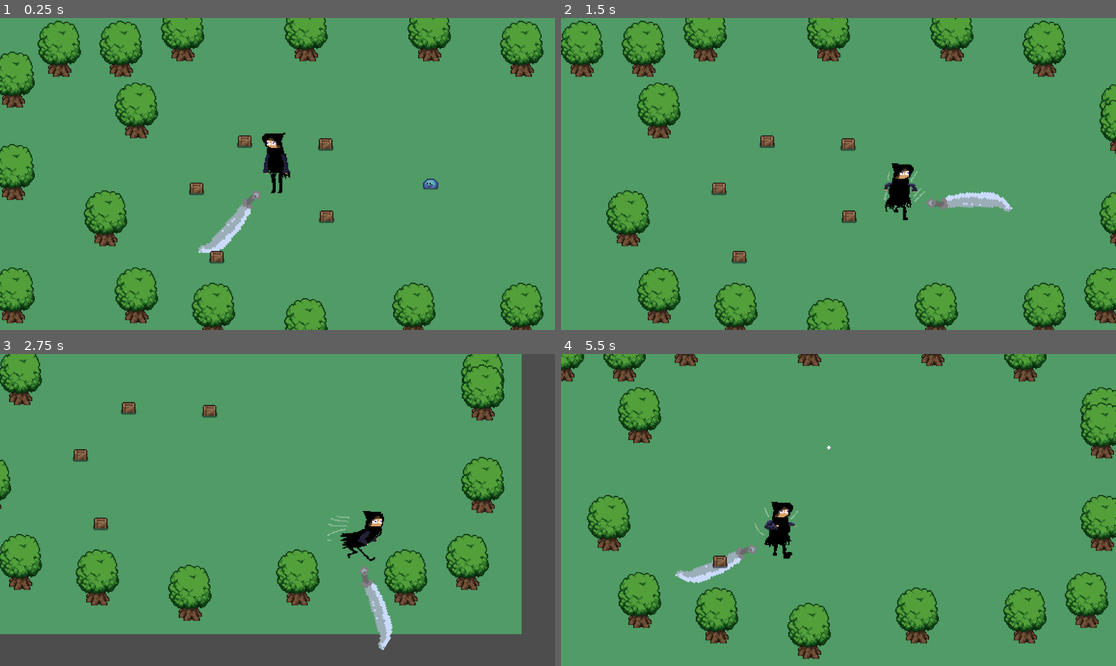
Above: before the commit, frames 1-4 (two rows, left to right).
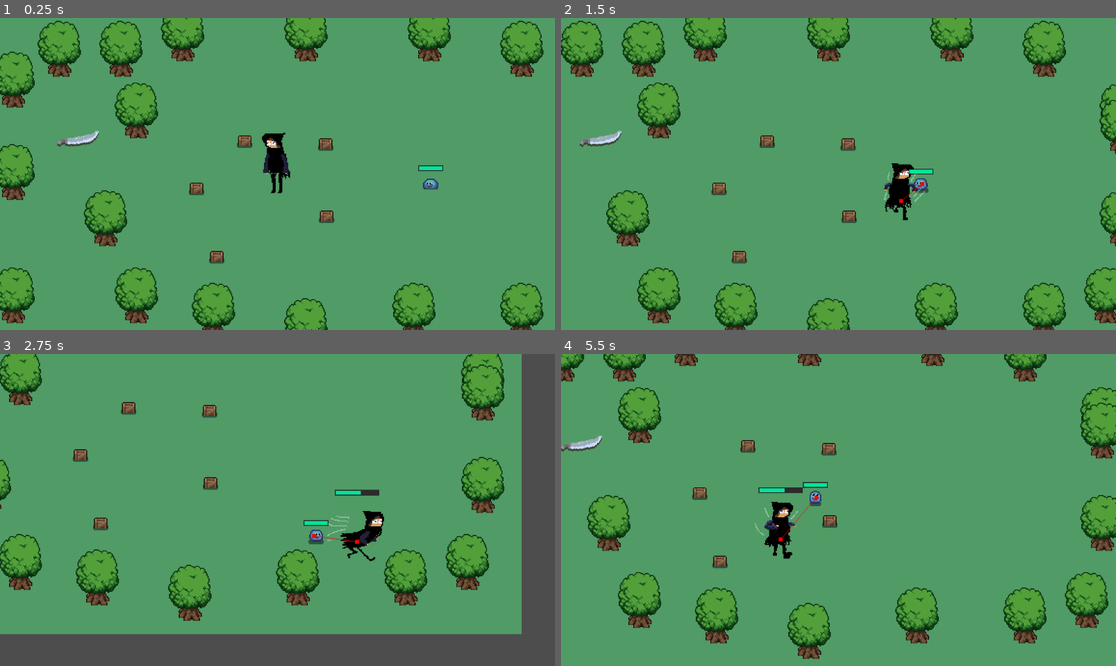
Above: after the commit, the same moments.

Repository: Powerkrieger/gmtk25
Game: Godot game, scene res://scenes/world_2d.tscn
Two runs of this game, one before a commit and one after it. Both use one fixed random seed, a clock stepped at 60 frames per second and the inputs below.
Inputs (mouse positions are in pixels of both pictures, inside the frame that each line leads up to):
- Up to frame 1 (0.25 s): no input
- Up to frame 2 (1.5 s): tap Enter at 0.5 s; move the mouse to (960, 158) at 0.52 s; hold D (right) 0.53-1.28 s; hold E (interact, bound only after the commit) 0.53-1.28 s; click (960, 158) at 0.6 s; move the mouse to (727, 189) at 1.27 s; hold S (down) from 1.28 s (still down); tap E (interact, bound only after the commit) at 1.35 s
- Up to frame 3 (2.75 s): click (166, 525) at 1.55 s; move the mouse to (333, 441) at 2.02 s; release S (down) at 2.03 s; hold D (right) from 2.03 s (still down); hold E (interact, bound only after the commit) from 2.03 s (still down); click (333, 441) at 2.1 s
- Up to frame 4 (5.5 s): move the mouse to (810, 572) at 2.77 s; release D (right) at 2.78 s; release E (interact, bound only after the commit) at 2.78 s; hold W (up) 2.78-3.53 s; tap E (interact, bound only after the commit) at 2.85, 4.35 s; click (810, 572) at 3.05 s; move the mouse to (1005, 556) at 3.52 s; hold E (interact, bound only after the commit) 3.53-4.28 s; hold A (left) 3.53-5.03 s; click (1005, 556) at 3.6 s; move the mouse to (672, 463) at 4.27 s; click (672, 463) at 4.55 s; move the mouse to (866, 510) at 5.02 s; hold S (down) from 5.03 s (still down); hold E (interact, bound only after the commit) from 5.03 s (still down); click (866, 510) at 5.1 s

The runs differ from the first frame. In frame 1, 0.9% of the frame differs, in the area x 10-80%, y 36-76%; in frame 2, 1.0%; in frame 3, 1.1%; in frame 4, 1.5%, in the area x 0-50%, y 26-74%.

Commit message:
add health and bars

Diff:
--- /dev/null
+++ b/interaction/InteractionArea.tscn
@@ -0,0 +1,11 @@
+[gd_scene load_steps=2 format=3 uid="uid://6qt2w8pjpawx"]
+
+[ext_resource type="Script" uid="uid://bpurn7cs08yfx" path="res://scripts/interaction_area.gd" id="1_dopbq"]
+
+[node name="InteractionArea" type="Area2D"]
+collision_layer = 0
+collision_mask = 4
+script = ExtResource("1_dopbq")
+
+[connection signal="body_entered" from="." to="." method="_on_body_entered"]
+[connection signal="body_exited" from="." to="." method="_on_body_exited"]
--- /dev/null
+++ b/interaction/InteractionManager.tscn
@@ -0,0 +1,22 @@
+[gd_scene load_steps=3 format=3 uid="uid://bsvmlsyqpps8y"]
+
+[ext_resource type="Script" uid="uid://j05nb1arms0u" path="res://scripts/interaction_manager.gd" id="1_spka6"]
+
+[sub_resource type="SystemFont" id="SystemFont_ws0uu"]
+
+[node name="InteractionManager" type="Node2D"]
+script = ExtResource("1_spka6")
+
+[node name="Label" type="Label" parent="."]
+z_index = 20
+anchors_preset = 5
+anchor_left = 0.5
+anchor_right = 0.5
+offset_left = -62.5
+offset_right = 62.5
+offset_bottom = 23.0
+grow_horizontal = 2
+theme_override_fonts/font = SubResource("SystemFont_ws0uu")
+text = "[E] TO INTERACT"
+horizontal_alignment = 1
+vertical_alignment = 1
--- a/project.godot
+++ b/project.godot
@@ -15,13 +15,22 @@
 config/features=PackedStringArray("4.4", "GL Compatibility")
 config/icon="uid://cun5ki126fvde"
 
+[autoload]
+
+InteractionManager="*res://interaction/InteractionManager.tscn"
+
 [file_customization]
 
 folder_colors={
 "res://assets/": "orange",
+"res://interaction/": "pink",
 "res://scenes/": "blue",
 "res://scripts/": "green"
 }
+
+[global_group]
+
+Enemy="Group for enemy nodes, used to check overlapping with player hurtbox"
 
 [input]
 
@@ -51,6 +60,11 @@
 , Object(InputEventKey,"resource_local_to_scene":false,"resource_name":"","device":-1,"window_id":0,"alt_pressed":false …(183 unchanged characters)…
 ]
 }
+interact={
+"deadzone": 0.2,
+"events": [Object(InputEventKey,"resource_local_to_scene":false,"resource_name":"","device":-1,"window_id":0,"alt_pressed":false,"shift_pressed":false,"ctrl_pressed":false,"meta_pressed":false,"pressed":false,"keycode":0,"physical_keycode":69,"key_label":0,"unicode":101,"location":0,"echo":false,"script":null)
+]
+}
 
 [layer_names]
 
--- a/scenes/enemy_slime.tscn
+++ b/scenes/enemy_slime.tscn
@@ -1,8 +1,9 @@
-[gd_scene load_steps=43 format=3 uid="uid://cf3xms22hg6ao"]
+[gd_scene load_steps=44 format=3 uid="uid://cf3xms22hg6ao"]
 
 [ext_resource type="Texture2D" uid="uid://buvpivo2r0iiy" path="res://assets/characters/slime.png" id="1_6xinc"]
 [ext_resource type="Script" uid="uid://dtvoupq2b1dut" path="res://scripts/enemy_slime.gd" id="1_khk2i"]
 [ext_resource type="PackedScene" uid="uid://d4gdtyuembdmc" path="res://scenes/hurtbox.tscn" id="3_1trss"]
+[ext_resource type="PackedScene" uid="uid://f2yccx6o7miu" path="res://scenes/health_bar.tscn" id="4_y5ckx"]
 
 [sub_resource type="Animation" id="Animation_khk2i"]
 length = 0.001
@@ -534,7 +535,7 @@
 [sub_resource type="CircleShape2D" id="CircleShape2D_ecc73"]
 radius = 7.0
 
-[node name="EnemySlime" type="CharacterBody2D"]
+[node name="EnemySlime" type="CharacterBody2D" groups=["Enemy"]]
 collision_layer = 8
 collision_mask = 7
 motion_mode = 1
@@ -583,6 +584,12 @@
 position = Vector2(0, 2)
 shape = SubResource("CircleShape2D_ecc73")
 
+[node name="HealthBar" parent="." instance=ExtResource("4_y5ckx")]
+offset_left = -12.0
+offset_top = -16.0
+offset_right = 12.0
+offset_bottom = -12.0
+
 [connection signal="body_entered" from="ChaseArea" to="." method="_on_chase_area_body_entered"]
 [connection signal="body_exited" from="ChaseArea" to="." method="_on_chase_area_body_exited"]
 [connection signal="area_entered" from="Hurtbox" to="." method="_on_hurtbox_area_entered"]
--- /dev/null
+++ b/scenes/equipable_sword.tscn
@@ -0,0 +1,22 @@
+[gd_scene load_steps=5 format=3 uid="uid://b08jlpmnpkcm"]
+
+[ext_resource type="Script" uid="uid://b7uoriw87xyo7" path="res://scripts/equipable_sword.gd" id="1_b02pt"]
+[ext_resource type="Texture2D" uid="uid://dnkped1r0a6kf" path="res://assets/objects/sword_w_shadow.png" id="1_u66su"]
+[ext_resource type="PackedScene" uid="uid://6qt2w8pjpawx" path="res://interaction/InteractionArea.tscn" id="3_le22y"]
+
+[sub_resource type="CircleShape2D" id="CircleShape2D_cfiyy"]
+radius = 33.0151
+
+[node name="EquipableSword" type="Node2D"]
+script = ExtResource("1_b02pt")
+
+[node name="Sprite2D" type="Sprite2D" parent="."]
+position = Vector2(0, -3)
+rotation = 0.523599
+texture = ExtResource("1_u66su")
+
+[node name="InteractionArea" parent="." instance=ExtResource("3_le22y")]
+action_name = "pick up"
+
+[node name="CollisionShape2D" type="CollisionShape2D" parent="InteractionArea"]
+shape = SubResource("CircleShape2D_cfiyy")
--- /dev/null
+++ b/scenes/health_bar.tscn
@@ -0,0 +1,49 @@
+[gd_scene load_steps=6 format=3 uid="uid://f2yccx6o7miu"]
+
+[ext_resource type="Script" uid="uid://8xrj0wth4eax" path="res://scripts/health_bar.gd" id="1_1bvlm"]
+
+[sub_resource type="StyleBoxEmpty" id="StyleBoxEmpty_1bvlm"]
+
+[sub_resource type="StyleBoxFlat" id="StyleBoxFlat_y3kqx"]
+bg_color = Color(0, 0.898039, 0.6, 1)
+
+[sub_resource type="StyleBoxFlat" id="StyleBoxFlat_6opq1"]
+bg_color = Color(0.169245, 0.169245, 0.169245, 1)
+expand_margin_left = 1.0
+expand_margin_top = 1.0
+expand_margin_right = 1.0
+expand_margin_bottom = 1.0
+shadow_color = Color(0, 0, 0, 0.27451)
+shadow_offset = Vector2(0, 1)
+
+[sub_resource type="StyleBoxFlat" id="StyleBoxFlat_tujlf"]
+bg_color = Color(0.911221, 0.431283, 0.414495, 1)
+
+[node name="HealthBar" type="ProgressBar"]
+z_index = 1
+offset_right = 240.0
+offset_bottom = 4.0
+theme_override_styles/background = SubResource("StyleBoxEmpty_1bvlm")
+theme_override_styles/fill = SubResource("StyleBoxFlat_y3kqx")
+value = 60.0
+show_percentage = false
+script = ExtResource("1_1bvlm")
+
+[node name="DamageBar" type="ProgressBar" parent="."]
+z_index = -1
+layout_mode = 1
+anchors_preset = 15
+anchor_right = 1.0
+anchor_bottom = 1.0
+grow_horizontal = 2
+grow_vertical = 2
+theme_override_styles/background = SubResource("StyleBoxFlat_6opq1")
+theme_override_styles/fill = SubResource("StyleBoxFlat_tujlf")
+value = 80.0
+show_percentage = false
+
+[node name="Timer" type="Timer" parent="."]
+wait_time = 0.4
+one_shot = true
+
+[connection signal="timeout" from="Timer" to="." method="_on_timer_timeout"]
--- a/scenes/player-jazz.tscn
+++ b/scenes/player-jazz.tscn
@@ -2,8 +2,8 @@
 
 [ext_resource type="Script" uid="uid://doc44pfdwesyh" path="res://scripts/player-jazz.gd" id="1_6ocmt"]
 [ext_resource type="Texture2D" uid="uid://cawxbdgqckngh" path="res://assets/characters/Yazar-Player.png" id="2_6ocmt"]
-[ext_resource type="PackedScene" uid="uid://dwah8aoy0puwv" path="res://scenes/hitbox.tscn" id="3_oyl5s"]
-[ext_resource type="PackedScene" uid="uid://c7c8w77i53dg7" path="res://scenes/sword.tscn" id="4_2y6s8"]
+[ext_resource type="PackedScene" uid="uid://d4gdtyuembdmc" path="res://scenes/hurtbox.tscn" id="3_6ocmt"]
+[ext_resource type="PackedScene" uid="uid://f2yccx6o7miu" path="res://scenes/health_bar.tscn" id="4_2y6s8"]
 
 [sub_resource type="Animation" id="Animation_qhqgy"]
 length = 0.001
@@ -30,30 +30,6 @@
 "transitions": PackedFloat32Array(1),
 "update": 1,
 "values": [false]
-}
-tracks/2/type = "value"
-tracks/2/imported = false
-tracks/2/enabled = true
-tracks/2/path = NodePath("HitboxPivot:rotation")
-tracks/2/interp = 1
-tracks/2/loop_wrap = true
-tracks/2/keys = {
-"times": PackedFloat32Array(0),
-"transitions": PackedFloat32Array(1),
-"update": 0,
-"values": [1.5708]
-}
-tracks/3/type = "value"
-tracks/3/imported = false
-tracks/3/enabled = true
-tracks/3/path = NodePath("HitboxPivot/Hitbox/CollisionShape2D:disabled")
-tracks/3/interp = 1
-tracks/3/loop_wrap = true
-tracks/3/keys = {
-"times": PackedFloat32Array(0),
-"transitions": PackedFloat32Array(1),
-"update": 1,
-"values": [true]
 }
 
 [sub_resource type="Animation" id="Animation_2y6s8"]
@@ -384,9 +360,8 @@
 [sub_resource type="CircleShape2D" id="CircleShape2D_3vyb7"]
 radius = 6.0
 
-[sub_resource type="CapsuleShape2D" id="CapsuleShape2D_dqkch"]
-radius = 8.0
-height = 22.0
+[sub_resource type="CapsuleShape2D" id="CapsuleShape2D_2y6s8"]
+height = 32.0
 
 [node name="Player-Jazz" type="CharacterBody2D" groups=["Player"]]
 collision_layer = 4
@@ -422,18 +397,26 @@
 drag_horizontal_enabled = true
 drag_vertical_enabled = true
 
-[node name="HitboxPivot" type="Node2D" parent="."]
-rotation = 1.5708
-
-[node name="Hitbox" parent="HitboxPivot" instance=ExtResource("3_oyl5s")]
-position = Vector2(0, 5)
-collision_layer = 32
-
-[node name="CollisionShape2D" parent="HitboxPivot/Hitbox" index="0"]
-position = Vector2(-3.98199e-05, -16)
-shape = SubResource("CapsuleShape2D_dqkch")
-disabled = true
-
-[node name="Sword" parent="." instance=ExtResource("4_2y6s8")]
-
-[editable path="HitboxPivot/Hitbox"]
+[node name="Hurtbox" parent="." instance=ExtResource("3_6ocmt")]
+collision_layer = 16
+collision_mask = 8
+
+[node name="CollisionShape2D" parent="Hurtbox" index="0"]
+position = Vector2(0, -9)
+shape = SubResource("CapsuleShape2D_2y6s8")
+
+[node name="HealthBar" parent="." instance=ExtResource("4_2y6s8")]
+offset_left = -22.0
+offset_top = -53.0
+offset_right = 22.0
+offset_bottom = -49.0
+
+[node name="RegenerateLife" type="Timer" parent="."]
+
+[node name="DamageCooldown" type="Timer" parent="."]
+one_shot = true
+
+[connection signal="timeout" from="RegenerateLife" to="." method="_on_regenerate_life_timeout"]
+[connection signal="timeout" from="DamageCooldown" to="." method="_on_damage_cooldown_timeout"]
+
+[editable path="Hurtbox"]
--- a/scenes/sword.tscn
+++ b/scenes/sword.tscn
@@ -75,19 +75,16 @@
 
 [node name="SwordPivot" type="Node2D" parent="."]
 rotation = 0.785398
-scale = Vector2(2, 2)
 
 [node name="Sprite2D" type="Sprite2D" parent="SwordPivot"]
 position = Vector2(-25, 25)
 rotation = -1.5708
-scale = Vector2(1, 1)
 texture = ExtResource("2_k5whp")
 flip_h = true
 
 [node name="Hitbox" parent="SwordPivot" instance=ExtResource("3_1yp6w")]
 position = Vector2(-25, 25)
 rotation = -2.3562
-scale = Vector2(1, 1)
 collision_layer = 64
 
 [node name="CollisionShape2D" parent="SwordPivot/Hitbox" index="0"]
--- a/scenes/world_2d.tscn
+++ b/scenes/world_2d.tscn
@@ -6,6 +6,7 @@
 [ext_resource type="Texture2D" uid="uid://d4g0mksnqawhm" path="res://assets/objects/objects.png" id="4_3ttry"]
 [ext_resource type="PackedScene" uid="uid://u45yxfcdhqef" path="res://scenes/crate.tscn" id="5_vydw8"]
 [ext_resource type="PackedScene" uid="uid://cf3xms22hg6ao" path="res://scenes/enemy_slime.tscn" id="6_3ttry"]
+[ext_resource type="PackedScene" uid="uid://b08jlpmnpkcm" path="res://scenes/equipable_sword.tscn" id="7_ju7hw"]
 
 [sub_resource type="TileSetAtlasSource" id="TileSetAtlasSource_ju7hw"]
 texture = ExtResource("2_6cuhj")
@@ -329,3 +330,6 @@
 
 [node name="NavigationRegion2D" type="NavigationRegion2D" parent="."]
 navigation_polygon = SubResource("NavigationPolygon_3ttry")
+
+[node name="EquipableSword" parent="." instance=ExtResource("7_ju7hw")]
+position = Vector2(75, 132)
--- a/scripts/crate.gd
+++ b/scripts/crate.gd
@@ -2,7 +2,6 @@
 
 const CRATE_EFFECT = preload("res://scenes/crate_effect.tscn")
 
-# Called every frame. 'delta' is the elapsed time since the previous frame.
 func create_grass_effect() -> void:
 	var crate_effect = CRATE_EFFECT.instantiate()
 	get_tree().root.add_child(crate_effect)
--- a/scripts/enemy_slime.gd
+++ b/scripts/enemy_slime.gd
@@ -1,13 +1,19 @@
 extends CharacterBody2D
 
 const CRATE_EFFECT = preload("res://scenes/crate_effect.tscn")
-const SPEED: int = 125
+const SPEED: int = 100
 var direction: Vector2 = Vector2.ZERO
 var chase: bool = false
 var player: CharacterBody2D = null
 @onready var animation_tree: AnimationTree = $AnimationTree
 @onready var nav: NavigationAgent2D = $NavigationAgent2D
+@onready var health_bar: HealthBar = $HealthBar
 
+var health: float = 6 : set = _set_health
+var damage: float = 2
+
+func _ready() -> void:
+	health_bar.init_healt(health)
 
 func _physics_process(_delta: float) -> void:
 	if chase:
@@ -36,5 +42,11 @@
 	crate_effect.global_position = global_position
 	queue_free()
 
+func _set_health(new_value):
+	health = new_value
+	health_bar.health = health
+	if health <= 0:
+		create_grass_effect()
+
 func _on_hurtbox_area_entered(_area: Area2D) -> void:
-	create_grass_effect()
+	health -= _area.get_parent().get_parent().damage
--- /dev/null
+++ b/scripts/equipable_sword.gd
@@ -0,0 +1,24 @@
+extends Node2D
+
+const SWORD = preload("res://scenes/sword.tscn")
+const CRATE_EFFECT = preload("res://scenes/crate_effect.tscn")
+
+@onready var interaction_area: InteractionArea = $InteractionArea
+@onready var player: CharacterBody2D = get_tree().get_first_node_in_group("Player")
+
+# Called when the node enters the scene tree for the first time.
+func _ready() -> void:
+	interaction_area.interact = Callable(self, "_on_pick_up")
+
+
+func _on_pick_up() -> void:
+	var sword = SWORD.instantiate()
+	player.add_child(sword)
+	create_grass_effect()
+
+
+func create_grass_effect() -> void:
+	var crate_effect = CRATE_EFFECT.instantiate()
+	get_tree().root.add_child(crate_effect)
+	crate_effect.global_position = global_position
+	queue_free()
--- /dev/null
+++ b/scripts/health_bar.gd
@@ -0,0 +1,30 @@
+class_name HealthBar extends ProgressBar
+
+@onready var damage_bar: ProgressBar = $DamageBar
+@onready var timer: Timer = $Timer
+
+var health: float = 0.0 : set = _set_health
+
+
+func _set_health(new_health):
+	var prev_health = health
+	health = min(max_value, new_health)
+	value = health
+
+	if health < prev_health:
+		timer.start()
+	else:
+		damage_bar.value = health
+
+func init_healt(_health):
+	health = _health
+	max_value = health
+	value = health
+	damage_bar.max_value = health
+	damage_bar.value = health
+
+
+func _on_timer_timeout() -> void:
+	damage_bar.value = health
+	if health <= 0:
+		queue_free()
--- /dev/null
+++ b/scripts/interaction_area.gd
@@ -0,0 +1,15 @@
+class_name InteractionArea
+extends Area2D
+
+@export var action_name: String = "interact"
+
+var interact: Callable = func():
+	pass
+
+
+func _on_body_entered(_body: Node2D) -> void:
+	InteractionManager.register_area(self)
+
+
+func _on_body_exited(_body: Node2D) -> void:
+	InteractionManager.unregister_area(self)
--- /dev/null
+++ b/scripts/interaction_manager.gd
@@ -0,0 +1,42 @@
+extends Node2D
+
+@onready var player: CharacterBody2D = get_tree().get_first_node_in_group("Player")
+@onready var label: Label = $Label
+
+const base_text: String = "[E] to "
+
+var active_areas = []
+var can_interact = true
+
+func register_area(area: InteractionArea):
+	active_areas.push_back(area)
+
+func unregister_area(area: InteractionArea):
+	var index = active_areas.find(area)
+	if index != -1:
+		active_areas.remove_at(index)
+
+func _process(_delta: float) -> void:
+	if active_areas.size() > 0 && can_interact:
+		active_areas.sort_custom(_sort_by_distance_to_player)
+		label.text = base_text + active_areas[0].action_name
+		label.global_position = active_areas[0].global_position
+		label.global_position.y -= 36
+		label.global_position.x -= label.size.x / 2
+		label.show()
+	else:
+		label.hide()
+
+func _sort_by_distance_to_player(area1, area2):
+	var area1_to_player = player.global_position.distance_to(area1.global_position)
+	var area2_to_player = player.global_position.distance_to(area2.global_position)
+	return area1_to_player < area2_to_player
+
+func _input(event: InputEvent) -> void:
+	if event.is_action_pressed("interact") && can_interact:
+		if active_areas.size() > 0:
+			can_interact = false
+			label.hide()
+			await active_areas[0].interact.call()
+
+			can_interact = true
--- a/scripts/player-jazz.gd
+++ b/scripts/player-jazz.gd
@@ -1,17 +1,37 @@
 extends CharacterBody2D
 
+const CRATE_EFFECT = preload("res://scenes/crate_effect.tscn")
 const SPEED: int = 140
+const MAX_HEALTH: int = 5
 var input_dir: Vector2 = Vector2.ZERO
+var damage_cooldown: bool = false
 @onready var animation_tree: AnimationTree = $AnimationTree
 @onready var playback: AnimationNodeStateMachinePlayback = animation_tree.get("parameters/StateMachine/playback")
-@onready var sword: Node2D = $Sword
+@onready var health_bar: HealthBar = $HealthBar
+@onready var regenerate_life: Timer = $RegenerateLife
+@onready var damage_cooldown_timer: Timer = $DamageCooldown
+@onready var hurtbox: Area2D = $Hurtbox
 
+var health: float = MAX_HEALTH : set = _set_health
+
+func _ready() -> void:
+	health_bar.init_healt(health)
+	health_bar.hide()
 
 func _physics_process(delta):
+	if !damage_cooldown:
+		check_overlapping_bodies()
 	var state = playback.get_current_node()
 	match state:
 		"MoveState": move_state(delta)
-		#"AttackState": pass
+
+func check_overlapping_bodies():
+	var overlapping_bodies = hurtbox.get_overlapping_bodies()
+	for body in overlapping_bodies:
+		if body.is_in_group("Enemy"):
+			health -= body.damage
+			damage_cooldown = true
+			damage_cooldown_timer.start()
 
 func move_state(_delta) -> void:
 	input_dir = Input.get_vector("left","right","up","down")
@@ -22,5 +42,27 @@
 	else:
 		velocity = Vector2.ZERO
 	move_and_slide()
-	if Input.is_action_just_pressed("attack"):
-		sword.attack()
+
+func create_grass_effect() -> void:
+	var crate_effect = CRATE_EFFECT.instantiate()
+	get_tree().root.add_child(crate_effect)
+	crate_effect.global_position = global_position
+	propagate_call("hide")
+	propagate_call("set_physics_process", [false])
+
+func _set_health(new_value):
+	health = min(new_value, MAX_HEALTH)
+	health_bar.health = health
+	if health <= 0:
+		create_grass_effect()
+	if health >= MAX_HEALTH:
+		health_bar.hide()
+	else:
+		health_bar.show()
+
+func _on_regenerate_life_timeout() -> void:
+	health += 1
+
+
+func _on_damage_cooldown_timeout() -> void:
+	damage_cooldown = false
--- a/scripts/sword.gd
+++ b/scripts/sword.gd
@@ -3,10 +3,14 @@
 @onready var animation_player: AnimationPlayer = $AnimationPlayer
 
 var is_attacking: bool = false
+var damage: int = 1
 
 func _physics_process(_delta):
-	var mouse_pos = get_global_mouse_position()
-	look_at(mouse_pos)
+	if Input.is_action_just_pressed("attack"):
+		attack()
+	else:
+		var mouse_pos = get_global_mouse_position()
+		look_at(mouse_pos)
 
 func attack():
 	if !is_attacking:
Binary file added: assets/objects/sword-gerade.aseprite
Binary file added: assets/objects/sword_w_shadow.png
Not shown, added: assets/objects/sword_w_shadow.png.import
Not shown: 1 places in scenes/world_2d.tscn that only renumber resources
Not shown, added: scripts/equipable_sword.gd.uid
Not shown, added: scripts/health_bar.gd.uid
Not shown, added: scripts/interaction_area.gd.uid
Not shown, added: scripts/interaction_manager.gd.uid
